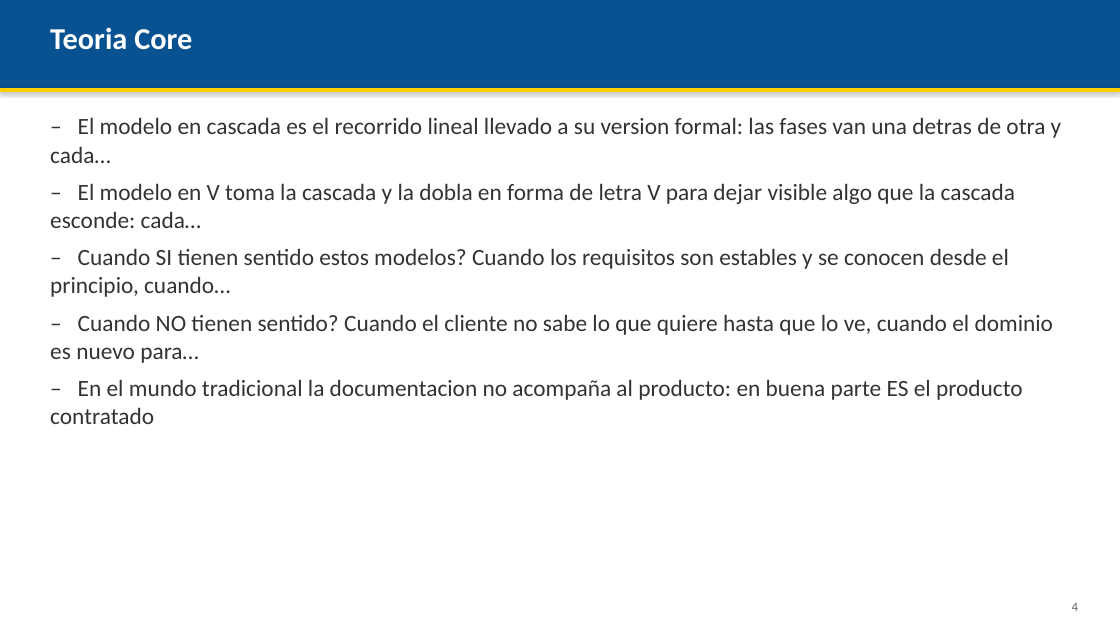
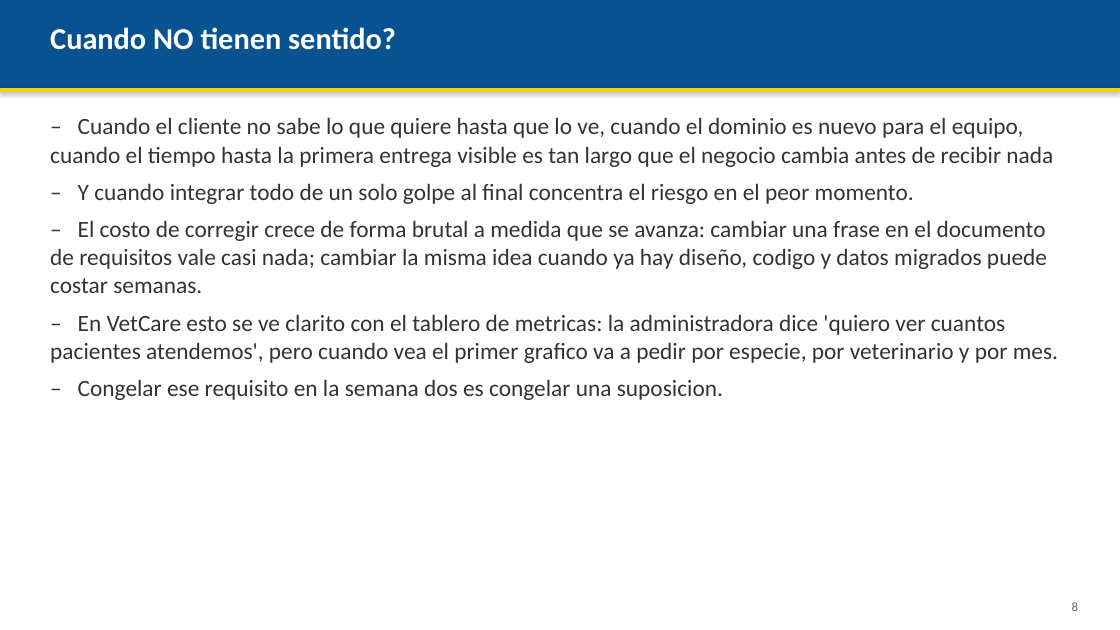
Before and after one commit to AndresDFX/UNIAJ, a slide deck: slide 8 of Seminario de Sistemas/Clases/Clase 3 - Metodologias tradicionales/Presentacion.pptx (slide 4 before the commit). Drawn at 1120x630 pixels with LibreOffice and Linux fonts; fonts in the diff are those of the drawing. Boxes give left, top, right and bottom in pixels: in the first picture for what was removed or moved away, otherwise in the second. Text is boxed around its words. In the diff, an @@ line names an element or a change of style, - is before the commit and + after.

```diff
--- a/Seminario de Sistemas/Clases/Clase 3 - Metodologias tradicionales/Presentacion.pptx
+++ b/Seminario de Sistemas/Clases/Clase 3 - Metodologias tradicionales/Presentacion.pptx
@@ text at (x1=50, y1=27, x2=396, y2=50): text changed @@
-Teoria Core
+Cuando NO tienen sentido?
@@ text at (x1=50, y1=117, x2=1058, y2=400): text changed @@
-– El modelo en cascada es el recorrido lineal llevado a su version formal: las fases van una detras de otra y cada…
-– El modelo en V toma la cascada y la dobla en forma de letra V para dejar visible algo que la cascada esconde: cada…
-– Cuando SI tienen sentido estos modelos? Cuando los requisitos son estables y se conocen desde el principio, cuando…
-– Cuando NO tienen sentido? Cuando el cliente no sabe lo que quiere hasta que lo ve, cuando el dominio es nuevo para…
-– En el mundo tradicional la documentacion no acompaña al producto: en buena parte ES el producto contratado
+– Cuando el cliente no sabe lo que quiere hasta que lo ve, cuando el dominio es nuevo para el equipo, cuando el tiempo hasta la primera entrega visible es tan largo que el negocio cambia antes de recibir nada
+– Y cuando integrar todo de un solo golpe al final concentra el riesgo en el peor momento.
+– El costo de corregir crece de forma brutal a medida que se avanza: cambiar una frase en el documento de requisitos vale casi nada; cambiar la misma idea cuando ya hay diseño, codigo y datos migrados puede costar semanas.
+– En VetCare esto se ve clarito con el tablero de metricas: la administradora dice 'quiero ver cuantos pacientes atendemos', pero cuando vea el primer grafico va a pedir por especie, por veterinario y por mes.
+– Congelar ese requisito en la semana dos es congelar una suposicion.
@@ text at (x1=1072, y1=602, x2=1078, y2=611): text changed @@
-4
+8
```
Also in this commit, not shown: 9 other slides changed, 7 slides added, 2 other files.
